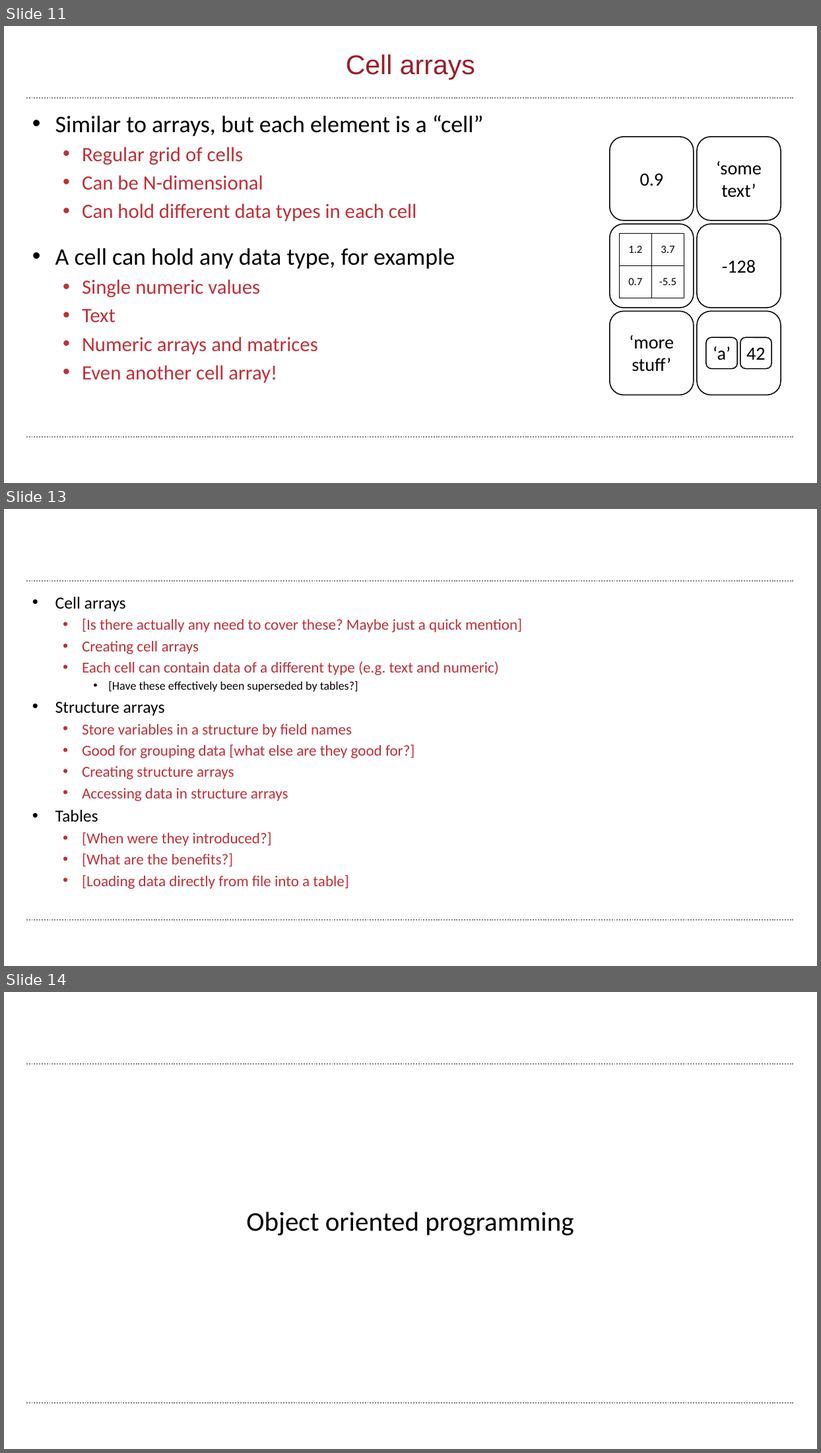
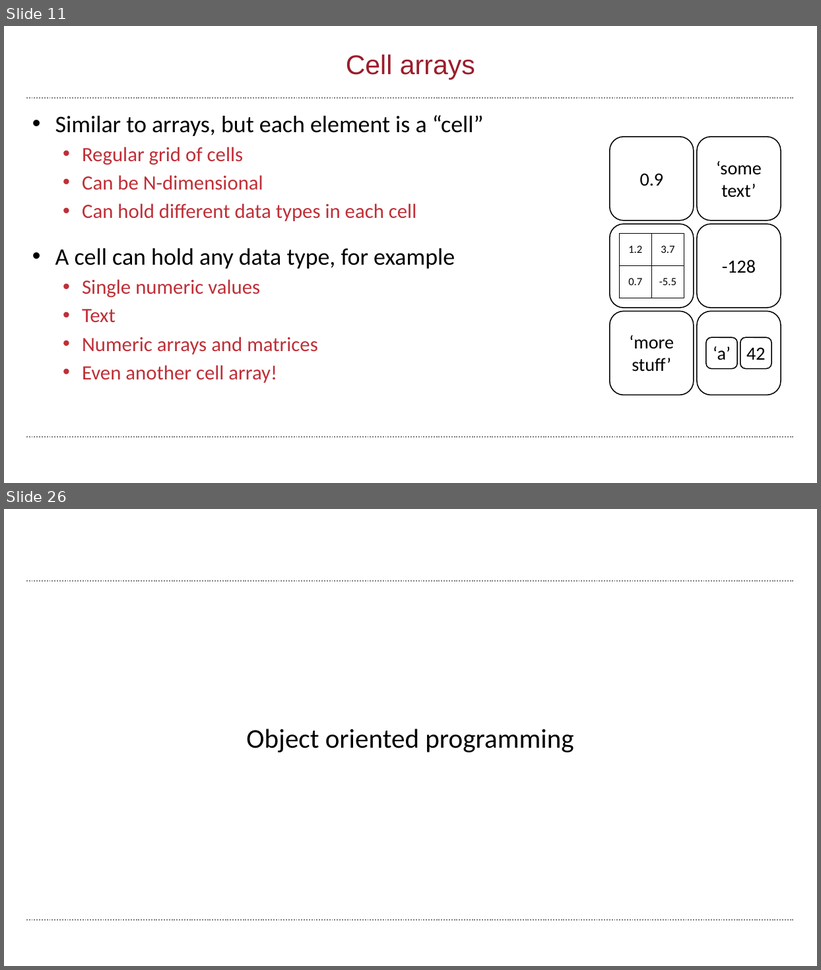
Before and after one commit to wbif-bristol/MATLAB-course, a slide deck: Session 3 - Advanced data structures/MATLAB Session 3.pptx. Shown one above the other, each under a label of ours: slides 11, 13 and 14 before the commit, slides 11 and 26 after it; the slides between them are not shown. The pictures are 821x1453 and 821x970 pixels, drawn with LibreOffice and Linux fonts; fonts in the diff are those of the drawing; background and template pictures are left out. Boxes give left, top, right and bottom in pixels: in the first picture for what was removed or moved away, otherwise in the second. Text is boxed around its words. In the diff, an @@ line names an element or a change of style, - is before the commit and + after.

Commit message:
Added structure arrays to Session 3

```diff
--- a/Session 3 - Advanced data structures/MATLAB Session 3.pptx
+++ b/Session 3 - Advanced data structures/MATLAB Session 3.pptx
@@ slide 13 removed at [4, 509, 817, 966], background #FFFFFF; not listed: 2 template elements that a slide beside it also shows @@
@@ text removed at [55, 597, 522, 889] @@
-• Cell arrays
-  • [Is there actually any need to cover these? Maybe just a quick mention]
-  • Creating cell arrays
-  • Each cell can contain data of a different type (e.g. text and numeric)
-    • [Have these effectively been superseded by tables?]
-• Structure arrays
-  • Store variables in a structure by field names
-  • Good for grouping data [what else are they good for?]
-  • Creating structure arrays
-  • Accessing data in structure arrays
-• Tables
-  • [When were they introduced?]
-  • [What are the benefits?]
-  • [Loading data directly from file into a table]
@@ what was slide 14 is now slide 26 @@
```
Also in this commit, not shown: 2 slides changed, 13 slides added, 11 other files.
